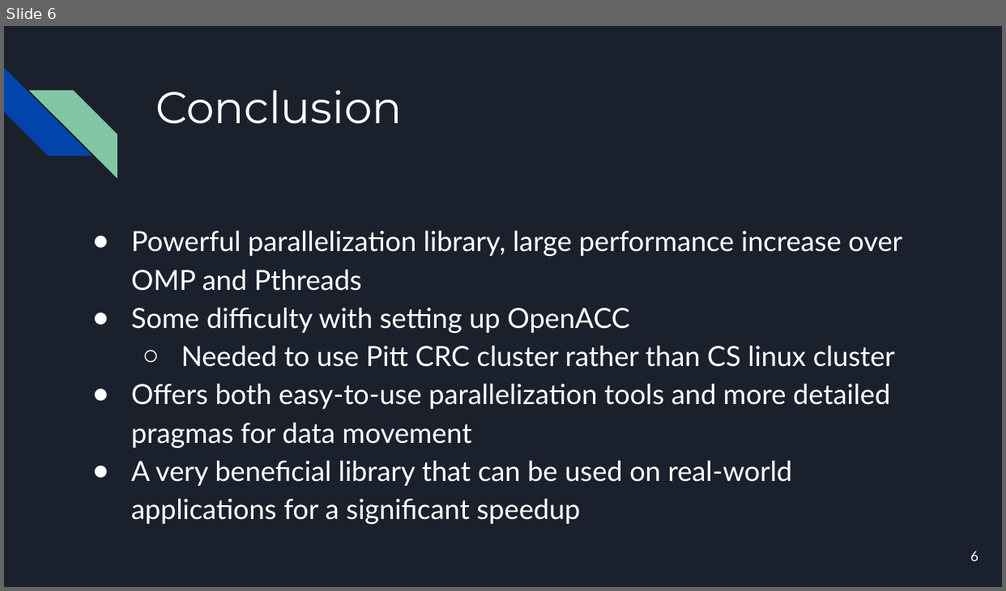
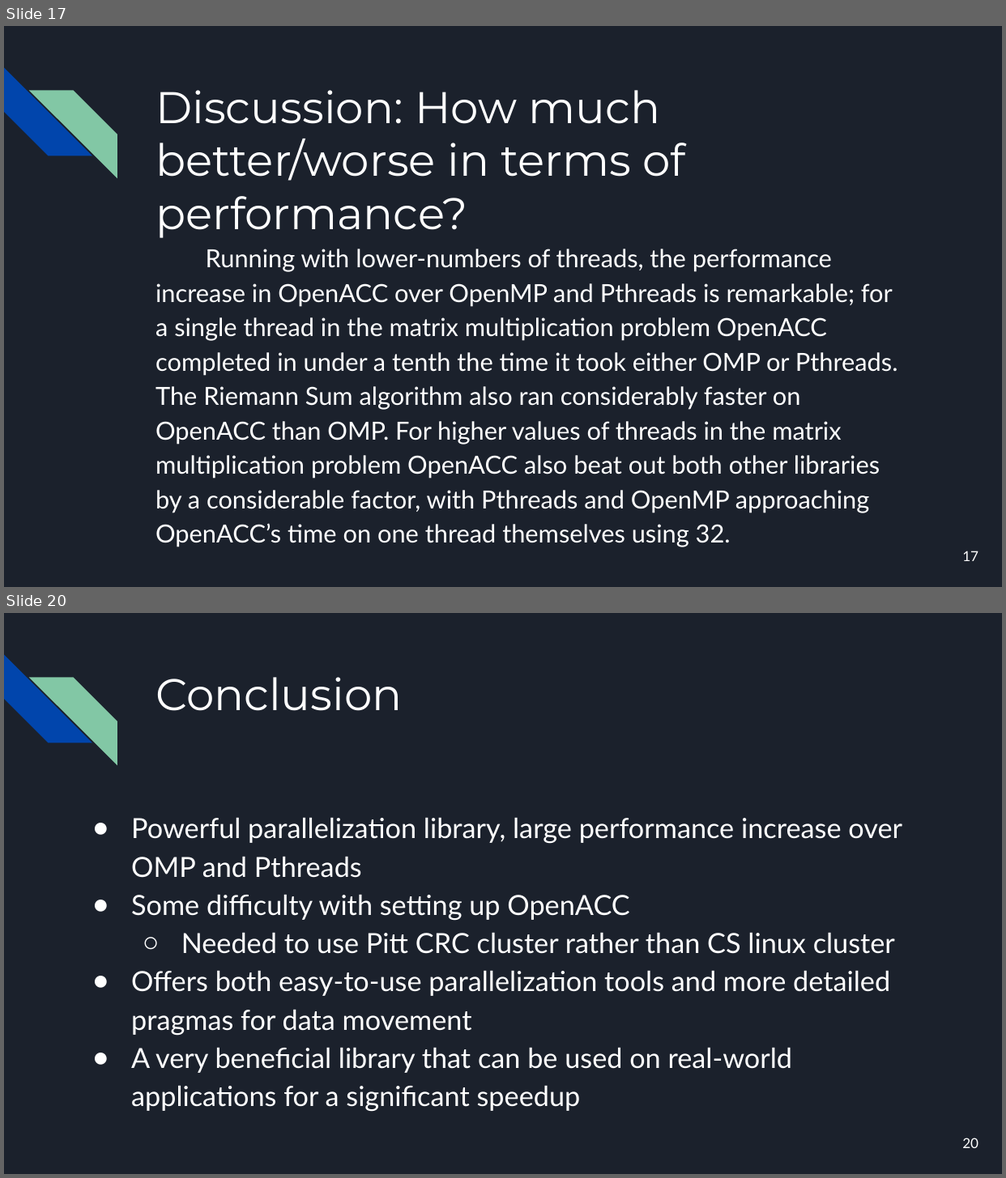
Before and after one commit to Jack-Ansley/1645Project, a slide deck: project.pptx. Shown one above the other, each under a label of ours: slide 6 before the commit, slides 17 and 20 after it; the slides between them are not shown. The pictures are 1006x591 and 1006x1178 pixels, drawn with LibreOffice and Linux fonts; fonts in the diff are those of the drawing. Boxes give left, top, right and bottom in pixels: in the first picture for what was removed or moved away, otherwise in the second. Text is boxed around its words. In the diff, an @@ line names an element or a change of style, - is before the commit and + after.

```diff
--- a/project.pptx
+++ b/project.pptx
@@ slide 17 added at (x1=4, y1=26, x2=1002, y2=587), background #1B212C; not listed: 2 template elements that a slide beside it also shows @@
@@ title added at (x1=155, y1=90, x2=686, y2=238), 32 pt, text #FFFFFF @@
+Discussion: How much better/worse in terms of performance?
@@ text added at (x1=155, y1=249, x2=898, y2=548), 18 pt, text #FFFFFF @@
+Running with lower-numbers of threads, the performance increase in OpenACC over OpenMP and Pthreads is remarkable; for a single thread in the matrix multiplication problem OpenACC completed in under a tenth the time it took either OMP or Pthreads. The Riemann Sum algorithm also ran considerably faster on OpenACC than OMP. For higher values of threads in the matrix multiplication problem OpenACC also beat out both other libraries by a considerable factor, with Pthreads and OpenMP approaching OpenACC’s time on one thread themselves using 32.
@@ page number added at (x1=962, y1=551, x2=978, y2=561), 10 pt, text #FFFFFF @@
+17
@@ what was slide 6 is now slide 20 @@
@@ page number at (x1=962, y1=1138, x2=978, y2=1148): text changed @@
-6
+20
```
Also in this commit, not shown: 3 slides changed, 13 other slides added.
